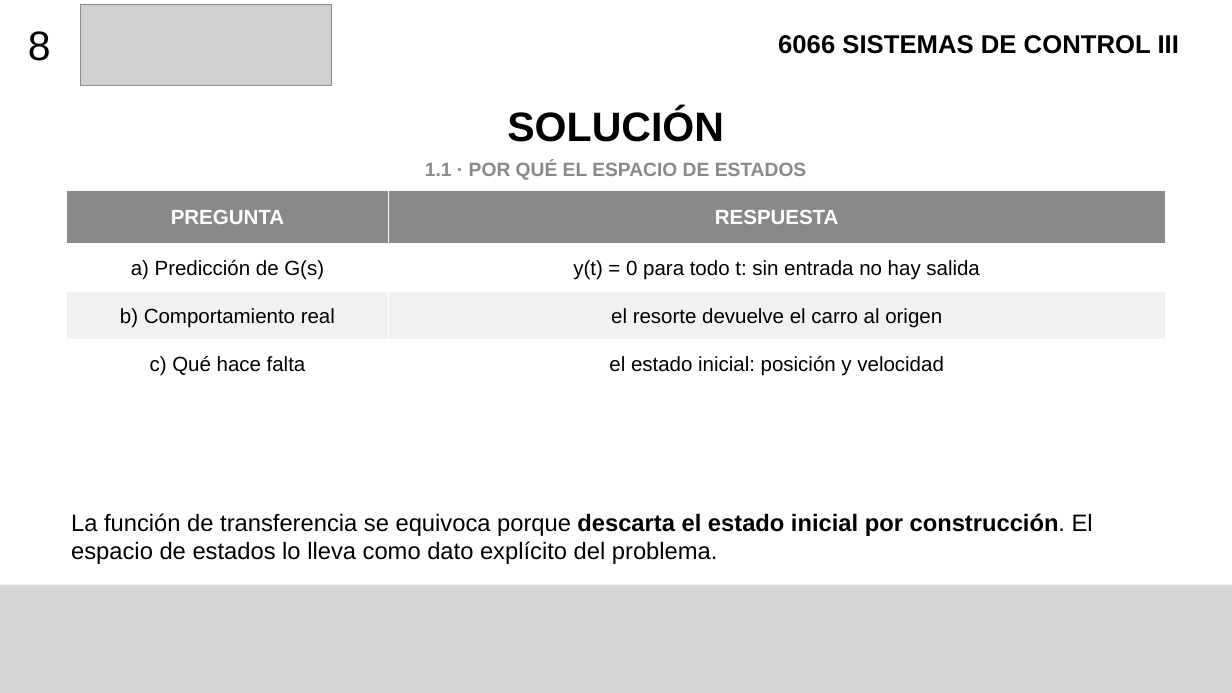
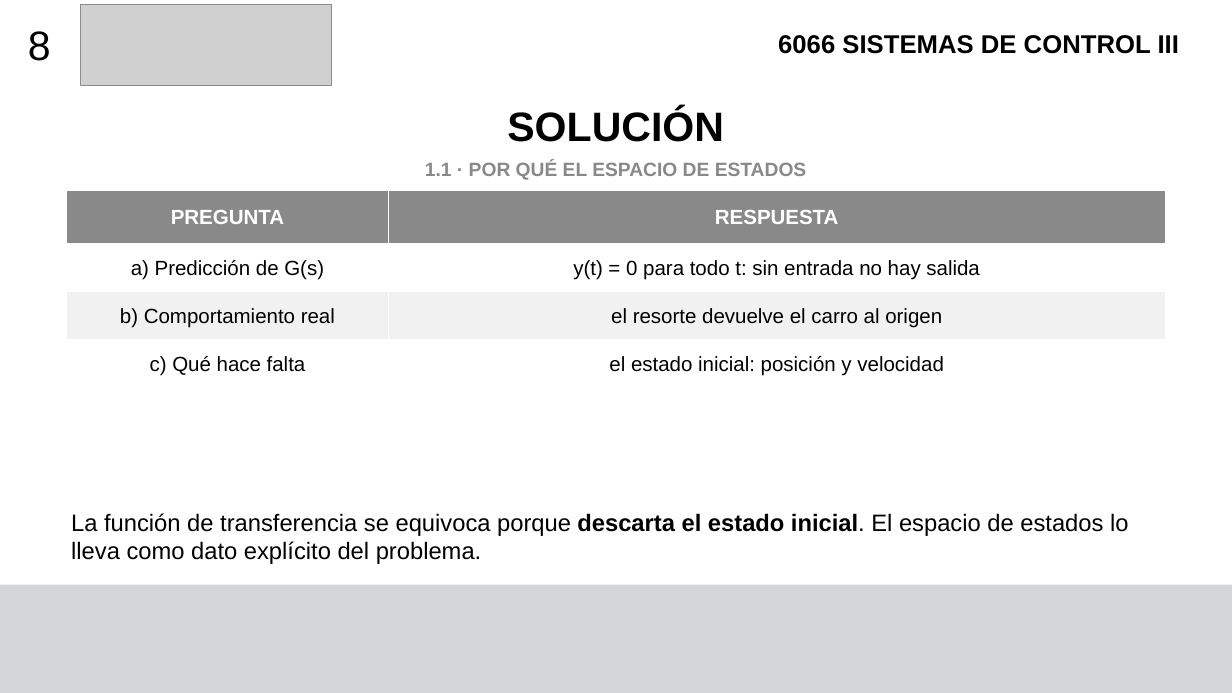
Before and after one commit to F4bian1012/Sistemas-de-Control-III, a slide deck: slide 10 of Semana_2_Clasificacion_de_sistemas/Introduccion al espacio de estados.pptx (slide 8 before the commit). Drawn at 1232x693 pixels with LibreOffice and Linux fonts; fonts in the diff are those of the drawing; grey boxes stand for pictures. Boxes give left, top, right and bottom in pixels: in the first picture for what was removed or moved away, otherwise in the second. Text is boxed around its words. In the diff, an @@ line names an element or a change of style, - is before the commit and + after.

Commit message:
Nuevas actualizaciones en Introduccion al espacio de estados

```diff
--- a/Semana_2_Clasificacion_de_sistemas/Introduccion al espacio de estados.pptx
+++ b/Semana_2_Clasificacion_de_sistemas/Introduccion al espacio de estados.pptx
@@ text at (x1=71, y1=513, x2=1128, y2=564): text changed @@
-La función de transferencia se equivoca porque descarta el estado inicial por construcción. El espacio de estados lo lleva como dato explícito del problema.
+La función de transferencia se equivoca porque descarta el estado inicial. El espacio de estados lo lleva como dato explícito del problema.
```
Also in this commit, not shown: 12 other slides changed, 3 slides added.
